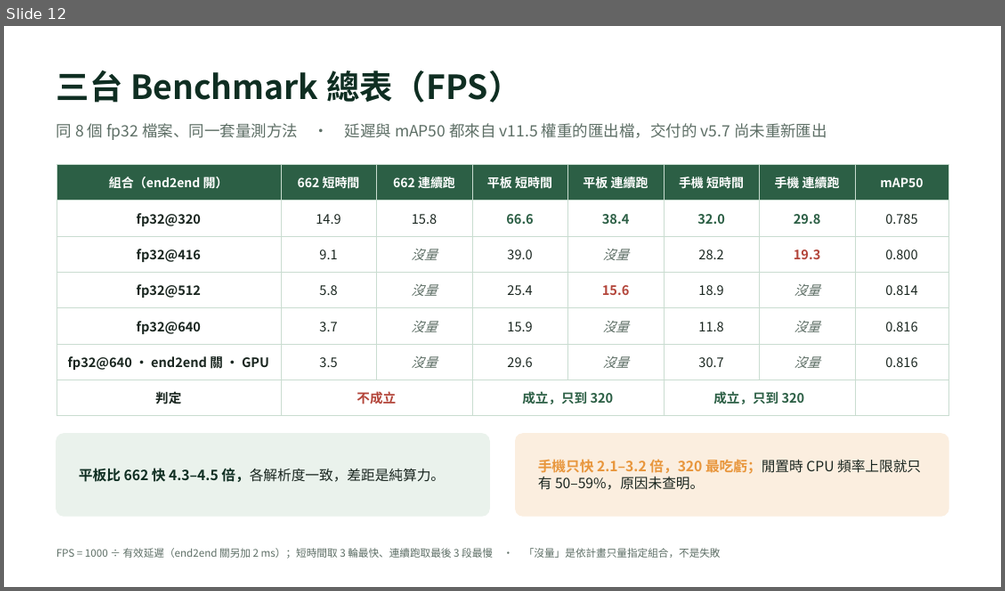
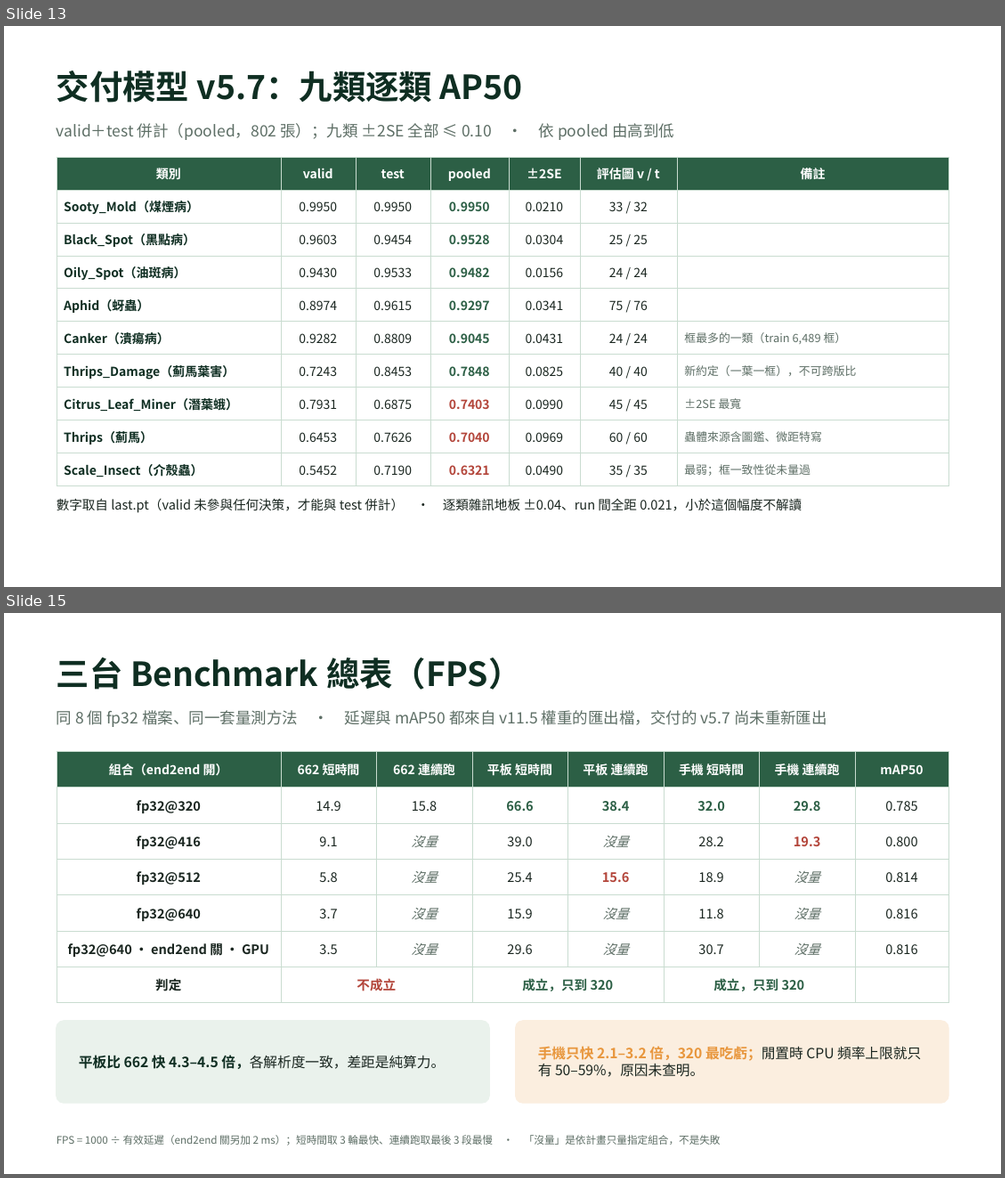
Before and after one commit to OneLeaf-dx/detection, a slide deck: docs/v12.3_簡報_口頭報告.pptx. Shown one above the other, each under a label of ours: slide 12 before the commit, slides 13 and 15 after it; the slides between them are not shown. The pictures are 1005x591 and 1005x1178 pixels, drawn with LibreOffice and Linux fonts; fonts in the diff are those of the drawing. Boxes give left, top, right and bottom in pixels: in the first picture for what was removed or moved away, otherwise in the second. Text is boxed around its words. In the diff, an @@ line names an element or a change of style, - is before the commit and + after.

```diff
--- a/docs/v12.3_簡報_口頭報告.pptx
+++ b/docs/v12.3_簡報_口頭報告.pptx
@@ slide 13 added at [4, 26, 1001, 587], background #FFFFFF @@
@@ text added at [57, 70, 523, 103], 32 pt, text #0F2E22, bold @@
+交付模型 v5.7：九類逐類 AP50
@@ text added at [57, 123, 675, 140], 15 pt, text #5E6F66 @@
+valid＋test 併計（pooled，802 張）；九類 ±2SE 全部 ≤ 0.10 · 依 pooled 由高到低
@@ table added at [57, 157, 948, 481], 10 rows, 7 columns @@
+類別 | valid | test | pooled | ±2SE | 評估圖 v / t | 備註
+Sooty_Mold（煤煙病） | 0.9950 | 0.9950 | 0.9950 | 0.0210 | 33 / 32 | 
+Black_Spot（黑點病） | 0.9603 | 0.9454 | 0.9528 | 0.0304 | 25 / 25 | 
+Oily_Spot（油斑病） | 0.9430 | 0.9533 | 0.9482 | 0.0156 | 24 / 24 | 
+Aphid（蚜蟲） | 0.8974 | 0.9615 | 0.9297 | 0.0341 | 75 / 76 | 
+Canker（潰瘍病） | 0.9282 | 0.8809 | 0.9045 | 0.0431 | 24 / 24 | 框最多的一類（train 6,489 框）
+Thrips_Damage（薊馬葉害） | 0.7243 | 0.8453 | 0.7848 | 0.0825 | 40 / 40 | 新約定（一葉一框），不可跨版比
+Citrus_Leaf_Miner（潛葉蛾） | 0.7931 | 0.6875 | 0.7403 | 0.0990 | 45 / 45 | ±2SE 最寬
+Thrips（薊馬） | 0.6453 | 0.7626 | 0.7040 | 0.0969 | 60 / 60 | 蟲體來源含圖鑑、微距特寫
+Scale_Insect（介殼蟲） | 0.5452 | 0.7190 | 0.6321 | 0.0490 | 35 / 35 | 最弱；框一致性從未量過
@@ text added at [57, 498, 801, 513], 12.5 pt, text #1A2620 @@
+數字取自 last.pt（valid 未參與任何決策，才能與 test 併計） · 逐類雜訊地板 ±0.04、run 間全距 0.021，小於這個幅度不解讀
@@ what was slide 12 is now slide 15 @@
```
Also in this commit, not shown: 2 slides changed, 2 other slides added, 3 other files.
